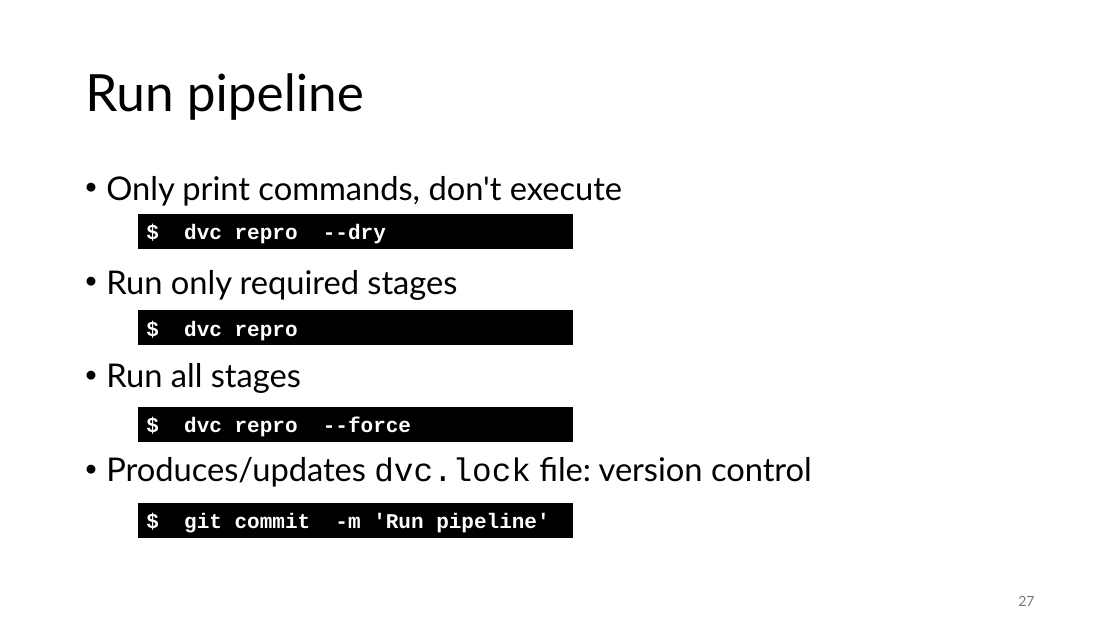
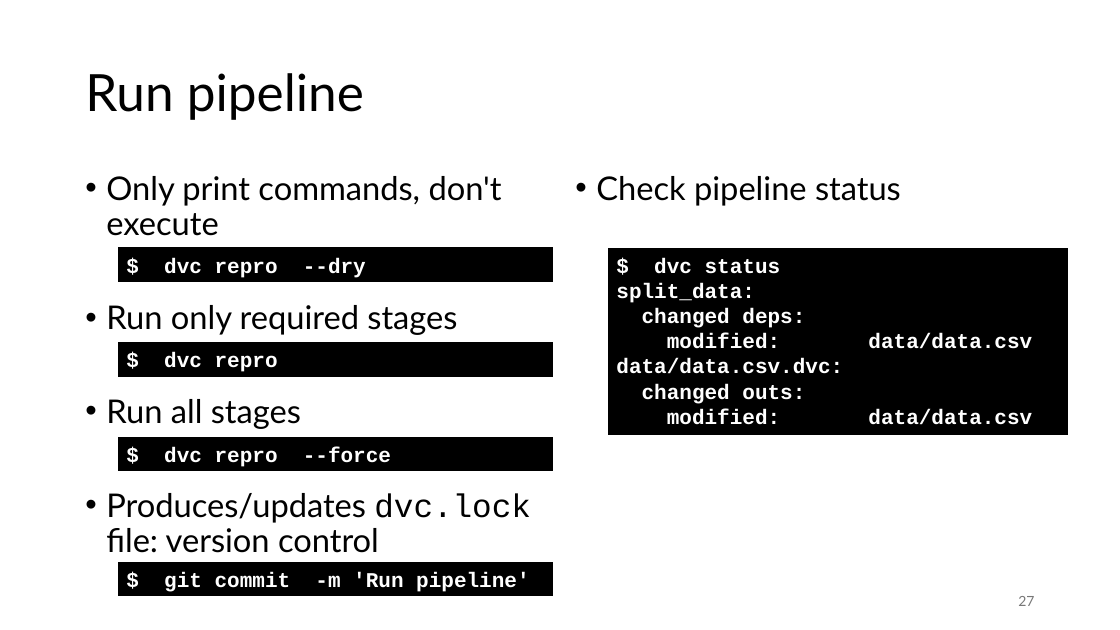
Before and after one commit to gjbex/MLOps-on-HPC, a slide deck: slide 27 of mlops_on_hpc.pptx. Drawn at 1120x630 pixels with LibreOffice and Linux fonts; fonts in the diff are those of the drawing. Boxes give left, top, right and bottom in pixels: in the first picture for what was removed or moved away, otherwise in the second. Text is boxed around its words. In the diff, an @@ line names an element or a change of style, - is before the commit and + after.

Commit message:
Add remarks on stage management

```diff
--- a/mlops_on_hpc.pptx
+++ b/mlops_on_hpc.pptx
@@ text "Only print commands, don't execute" rewrapped from box(106, 176, 812, 487) to box(106, 176, 531, 553) @@
@@ text added at box(596, 176, 901, 206), 28 pt, text #000000 @@
+• Check pipeline status
@@ rectangle "$ dvc repro --dry": place and size @@
-rectangle "$ dvc repro --dry" at box(138, 214, 573, 248)
+rectangle "$ dvc repro --dry" at box(118, 248, 554, 281)
@@ rectangle added at box(608, 248, 1068, 434), fill #000000, outline #000000 0.75 pt, 18 pt, text #FFFFFF, bold @@
+$ dvc status
+split_data:
+changed deps:
+modified: data/data.csv
+data/data.csv.dvc:
+changed outs:
+modified: data/data.csv
@@ rectangle "$ dvc repro": place and size @@
-rectangle "$ dvc repro" at box(138, 311, 573, 344)
+rectangle "$ dvc repro" at box(118, 343, 554, 376)
@@ rectangle "$ dvc repro --force": place and size @@
-rectangle "$ dvc repro --force" at box(138, 408, 573, 441)
+rectangle "$ dvc repro --force" at box(118, 437, 554, 471)
@@ rectangle "$ git commit -m 'Run ...": place and size @@
-rectangle "$ git commit -m 'Run ..." at box(138, 504, 573, 538)
+rectangle "$ git commit -m 'Run ..." at box(118, 562, 554, 596)
```
Also in this commit, not shown: 3 other slides changed.
